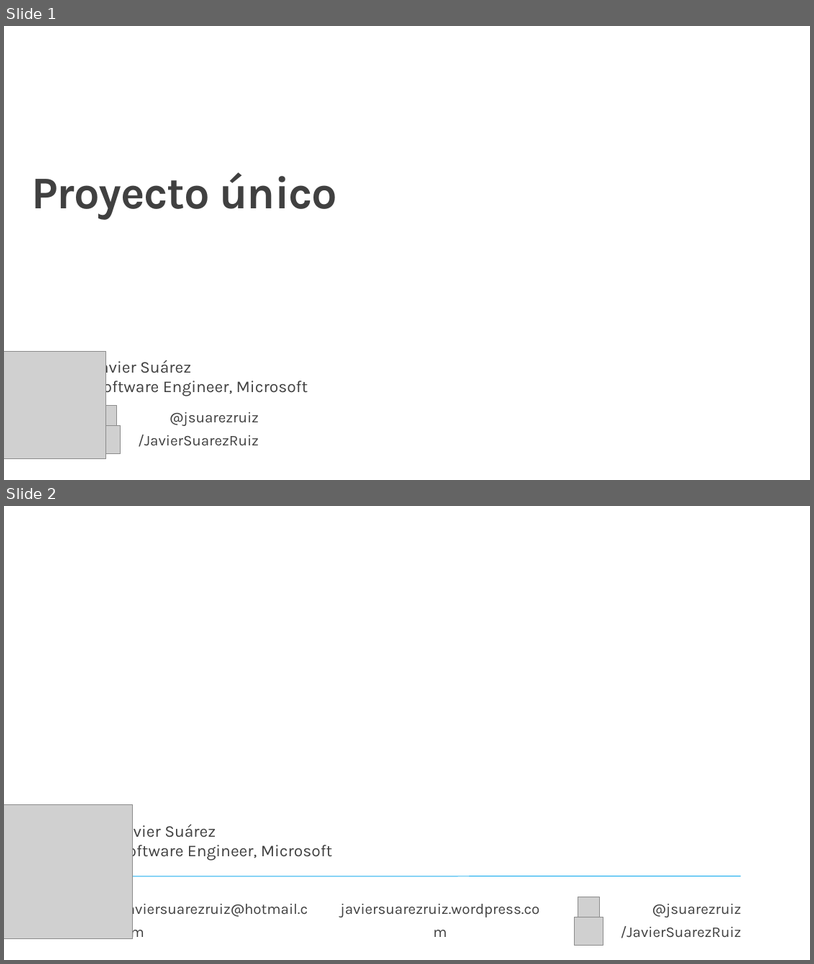
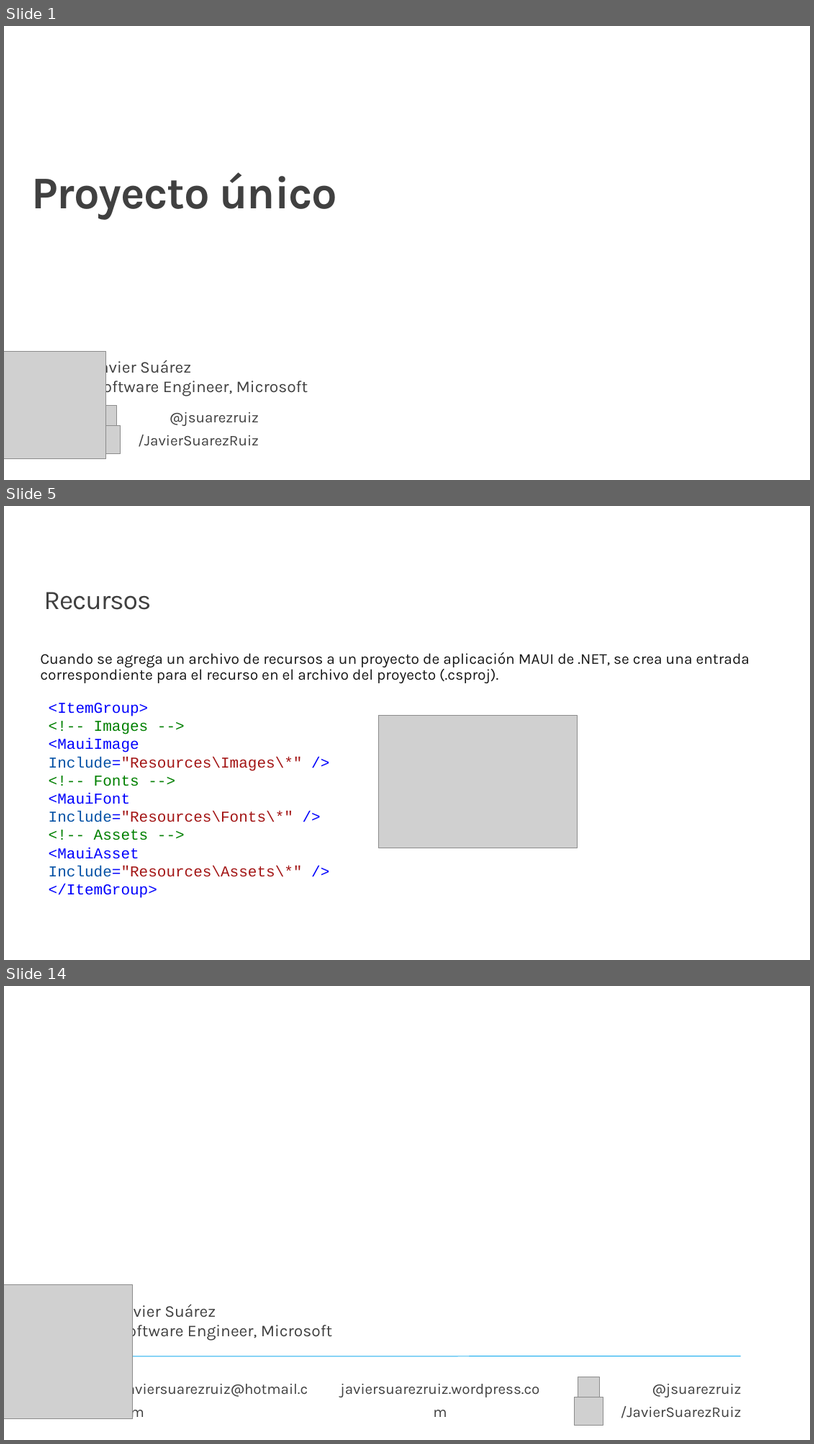
Before and after one commit to jsuarezruiz/taller-dotnet-maui, a slide deck: Bloque 3 - Creación de primera App/Taller10 - Proyecto único.pptx. Shown one above the other, each under a label of ours: slides 1 and 2 before the commit, slides 1, 5 and 14 after it; the slides between them are not shown. The pictures are 814x964 and 814x1444 pixels, drawn with LibreOffice and Linux fonts; fonts in the diff are those of the drawing; grey boxes stand for pictures; background and template pictures are left out. Boxes give left, top, right and bottom in pixels: in the first picture for what was removed or moved away, otherwise in the second. Text is boxed around its words. In the diff, an @@ line names an element or a change of style, - is before the commit and + after.

```diff
--- a/Bloque 3 - Creación de primera App/Taller10 - Proyecto único.pptx
+++ b/Bloque 3 - Creación de primera App/Taller10 - Proyecto único.pptx
@@ slide 5 added at (4,506,810,960), background #FFFFFF @@
@@ title added at (44,592,151,610), 32 pt, text #404040 @@
+Recursos
@@ text added at (40,652,750,683), 18 pt, text #171717 @@
+Cuando se agrega un archivo de recursos a un proyecto de aplicación MAUI de .NET, se crea una entrada correspondiente para el recurso en el archivo del proyecto (.csproj).
@@ text added at (49,703,303,898), 18 pt, text #0101FD @@
+<ItemGroup>
+<!-- Images -->
+<MauiImage Include="Resources\Images\*" />
+<!-- Fonts -->
+<MauiFont Include="Resources\Fonts\*" />
+<!-- Assets -->
+<MauiAsset Include="Resources\Assets\*" /> </ItemGroup>
@@ picture added at (378,716,578,848) @@
@@ what was slide 2 is now slide 14 @@
```
Also in this commit, not shown: 11 other slides added.
